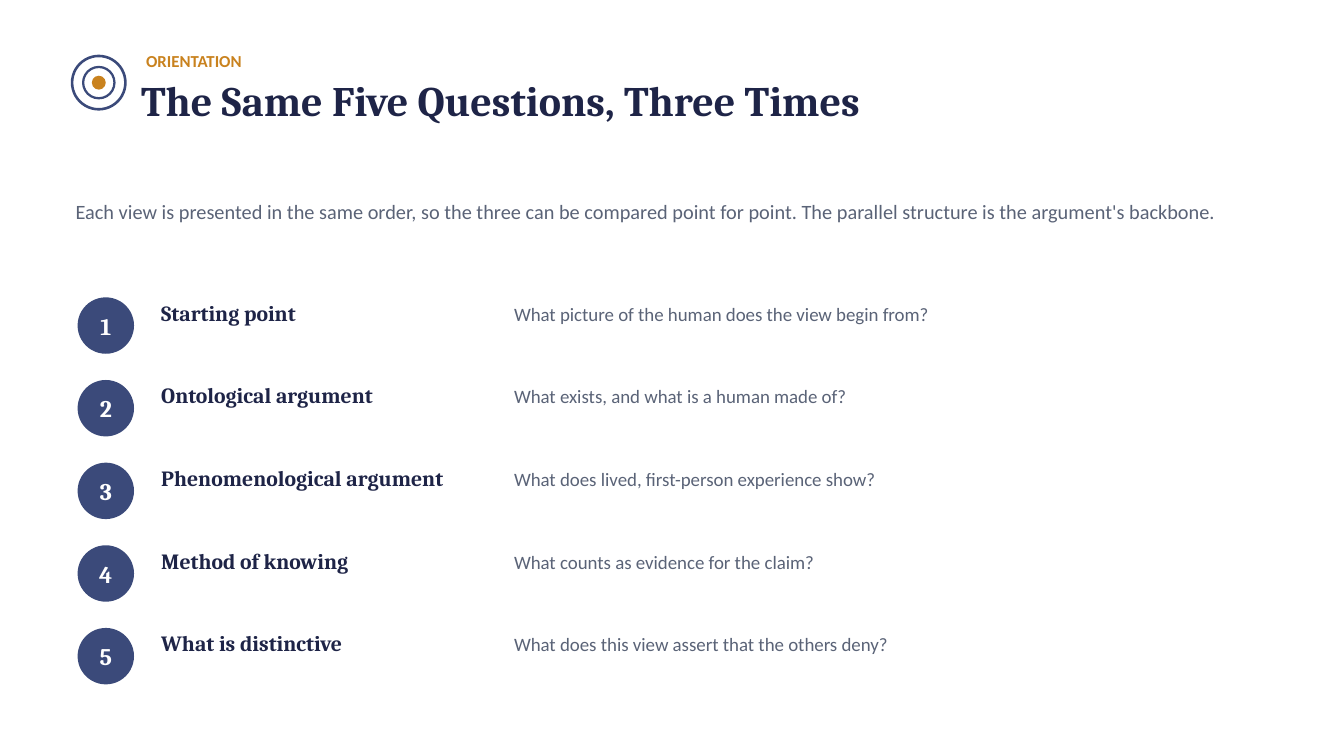
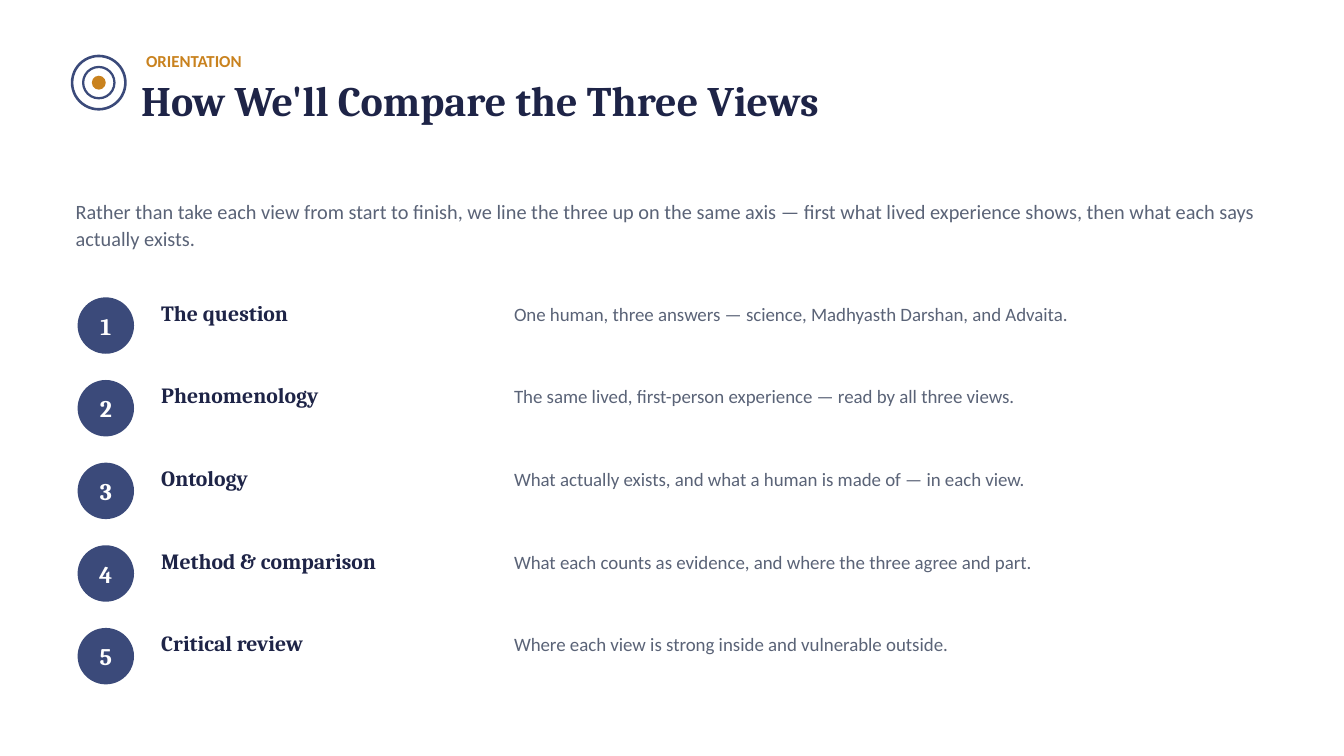
Before and after one commit to raghavamohan/AnalyticMadhyasthDarshan, a slide deck: slide 3 of Studies/Why-Humans-Are-Not-Just-Material/Why-Humans-Are-Not-Just-Material.pptx. Drawn at 1344x756 pixels with LibreOffice and Linux fonts; fonts in the diff are those of the drawing. Boxes give left, top, right and bottom in pixels: in the first picture for what was removed or moved away, otherwise in the second. Text is boxed around its words. In the diff, an @@ line names an element or a change of style, - is before the commit and + after.

```diff
--- a/Studies/Why-Humans-Are-Not-Just-Material/Why-Humans-Are-Not-Just-Material.pptx
+++ b/Studies/Why-Humans-Are-Not-Just-Material/Why-Humans-Are-Not-Just-Material.pptx
@@ text at <box>141,86,819,125</box>: text changed @@
-The Same Five Questions, Three Times
+How We'll Compare the Three Views
@@ text at <box>76,205,1253,250</box>: text changed @@
-Each view is presented in the same order, so the three can be compared point for point. The parallel structure is the argument's backbone.
+Rather than take each view from start to finish, we line the three up on the same axis — first what lived experience shows, then what each says actually exists.
@@ text at <box>161,306,288,326</box>: text changed @@
-Starting point
+The question
@@ text at <box>514,308,1067,324</box>: text changed @@
-What picture of the human does the view begin from?
+One human, three answers — science, Madhyasth Darshan, and Advaita.
@@ text at <box>161,388,318,408</box>: text changed @@
-Ontological argument
+Phenomenology
@@ text at <box>514,390,1014,406</box>: text changed @@
-What exists, and what is a human made of?
+The same lived, first-person experience — read by all three views.
@@ text at <box>161,471,248,491</box>: text changed @@
-Phenomenological argument
+Ontology
@@ text at <box>514,473,1024,489</box>: text changed @@
-What does lived, first-person experience show?
+What actually exists, and what a human is made of — in each view.
@@ text at <box>161,554,376,574</box>: text changed @@
-Method of knowing
+Method & comparison
@@ text at <box>514,556,1031,572</box>: text changed @@
-What counts as evidence for the claim?
+What each counts as evidence, and where the three agree and part.
@@ text at <box>161,636,303,652</box>: text changed @@
-What is distinctive
+Critical review
@@ text at <box>514,638,948,654</box>: text changed @@
-What does this view assert that the others deny?
+Where each view is strong inside and vulnerable outside.
```
Also in this commit, not shown: 17 other slides changed, 6 other files.
